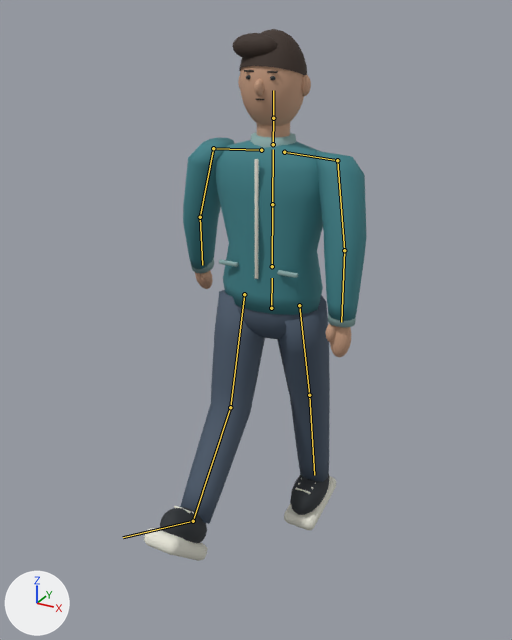
An edit to the glTF model artifacts/visual-review/pedestrians/models/DS_Pedestrian_A.glb, drawn before and after from the same camera.
One viewpoint serves both versions: a 50 mm camera at (1.032, -1.988, 1.86) aimed at (-0.014, -0.085, 0.909). Lighting does not change. The marker at lower left points along +X, +Y and +Z. The older version comes first. Both versions are drawn at frame 22 of the action 'Walk'; the numbers are the values there. The bones that change, and the others that lie on the model, are drawn over the model as lines.

In view in the first picture: 'DS_Pedestrian_A_Body'.
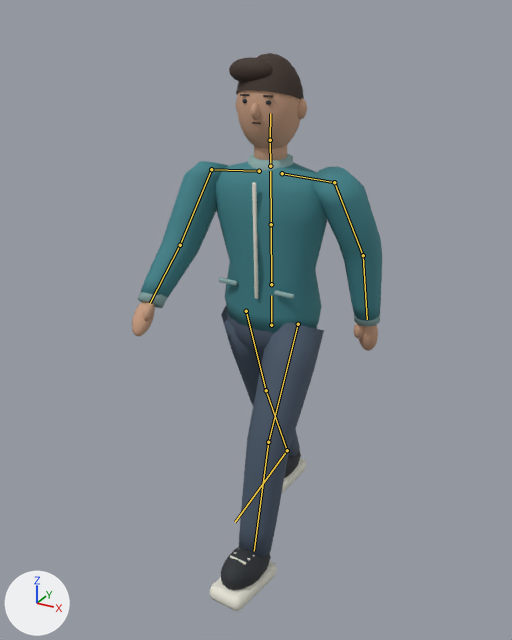
Location of each change, [x1, y1, x2, y2] in pixels of the pictures (512 x 640 px):
'DS_Pedestrian_A_Body', posed (12% wider)
    before: [144, 29, 367, 561]
    after: [132, 53, 382, 611]
bone 'Hips', root to tip
    before: (271, 308) to (272, 278)
    after: (271, 325) to (271, 295)
bone 'Spine', root to tip
    before: (272, 266) to (272, 204)
    after: (271, 284) to (271, 224)
bone 'Chest', root to tip
    before: (272, 204) to (273, 149)
    after: (271, 224) to (270, 171)
bone 'Head', root to tip
    before: (273, 118) to (273, 90)
    after: (270, 140) to (270, 113)
bone 'UpperArm_L', root to tip
    before: (337, 160) to (344, 250)
    after: (334, 182) to (363, 255)
bone 'Forearm_L', root to tip
    before: (344, 250) to (341, 322)
    after: (363, 255) to (367, 319)
bone 'UpperArm_R', root to tip
    before: (213, 148) to (200, 217)
    after: (211, 169) to (180, 245)
bone 'Forearm_R', root to tip
    before: (200, 217) to (202, 265)
    after: (180, 245) to (150, 303)
bone 'UpperLeg_L', root to tip
    before: (299, 305) to (309, 395)
    after: (298, 324) to (268, 442)
bone 'LowerLeg_L', root to tip
    before: (309, 395) to (314, 475)
    after: (268, 442) to (254, 551)
bone 'UpperLeg_R', root to tip
    before: (244, 294) to (230, 407)
    after: (246, 311) to (266, 390)
bone 'LowerLeg_R', root to tip
    before: (230, 407) to (193, 521)
    after: (266, 390) to (287, 450)
bone 'Foot_R', root to tip
    before: (193, 521) to (123, 537)
    after: (287, 450) to (235, 522)

Edits to the bpy script that builds the scene:
```text
Change bone_hips:
    where bone_hips = bpy.data.objects['DS_Pedestrian_A'].pose.bones['Hips']  # child of 'Root'
    bone_hips.location: (0.0, 0.013, 0.0) -> (0.0, -0.052, 0.0)
    bone_hips.rotation_quaternion: (1.0, 0.0, 0.0, 0.0) -> (0.999, 0.0, -0.034, 0.0)  # degrees (0, 0, 0) -> degrees (0, -4, 0)
Change bone_spine:
    where bone_spine = bpy.data.objects['DS_Pedestrian_A'].pose.bones['Spine']  # child of 'Hips'
    bone_spine.rotation_quaternion: (1.0, 0.0, 0.0, 0.0) -> (1.0, 0.017, 0.0, 0.0)  # degrees (0, 0, 0) -> degrees (2, 0, 0)
Change bone_chest:
    where bone_chest = bpy.data.objects['DS_Pedestrian_A'].pose.bones['Chest']  # child of 'Spine'
    bone_chest.rotation_quaternion: (1.0, 0.0, 0.015, 0.0) -> (0.999, 0.0, 0.048, 0.0)  # degrees (0, 2, 0) -> degrees (0, 6, 0)
Change bone_head:
    where bone_head = bpy.data.objects['DS_Pedestrian_A'].pose.bones['Head']  # child of 'Neck'
    bone_head.rotation_quaternion: (1.0, 0.0, 0.0, 0.0) -> (1.0, -0.015, -0.01, 0.0)  # degrees (0, 0, 0) -> degrees (-2, -1, 0)
Change bone_upperarm_l:
    where bone_upperarm_l = bpy.data.objects['DS_Pedestrian_A'].pose.bones['UpperArm_L']  # child of 'Shoulder_L'
    bone_upperarm_l.rotation_quaternion: (0.995, -0.103, 0.0, 0.0) -> (0.987, 0.146, 0.044, 0.043)  # degrees (-12, 0, 0) -> degrees (17, 4, 6)
Change bone_forearm_l:
    where bone_forearm_l = bpy.data.objects['DS_Pedestrian_A'].pose.bones['Forearm_L']  # child of 'UpperArm_L'
    bone_forearm_l.rotation_quaternion: (0.998, 0.063, 0.0, 0.0) -> (0.994, -0.109, -0.012, -0.014)  # degrees (7, 0, 0) -> degrees (-13, -2, -1)
Change bone_upperarm_r:
    where bone_upperarm_r = bpy.data.objects['DS_Pedestrian_A'].pose.bones['UpperArm_R']  # child of 'Shoulder_R'
    bone_upperarm_r.rotation_quaternion: (0.995, 0.103, 0.0, 0.0) -> (0.982, -0.173, 0.052, 0.051)  # degrees (12, 0, 0) -> degrees (-20, 7, 5)
Change bone_forearm_r:
    where bone_forearm_r = bpy.data.objects['DS_Pedestrian_A'].pose.bones['Forearm_R']  # child of 'UpperArm_R'
    bone_forearm_r.rotation_quaternion: (0.993, 0.116, 0.0, 0.0) -> (0.986, -0.166, 0.019, 0.021)  # degrees (13, 0, 0) -> degrees (-19, 3, 2)
Change bone_upperleg_l:
    where bone_upperleg_l = bpy.data.objects['DS_Pedestrian_A'].pose.bones['UpperLeg_L']  # child of 'Hips'
    bone_upperleg_l.rotation_quaternion: (-0.991, -0.133, 0.0, 0.0) -> (0.973, -0.231, 0.0, 0.0)  # degrees (15, 0, 0) -> degrees (-27, 0, 0)
Change bone_lowerleg_l:
    where bone_lowerleg_l = bpy.data.objects['DS_Pedestrian_A'].pose.bones['LowerLeg_L']  # child of 'UpperLeg_L'
    bone_lowerleg_l.rotation_quaternion: (0.999, -0.04, 0.0, 0.0) -> (0.992, 0.123, 0.0, 0.0)  # degrees (-5, 0, 0) -> degrees (14, 0, 0)
Change bone_upperleg_r:
    where bone_upperleg_r = bpy.data.objects['DS_Pedestrian_A'].pose.bones['UpperLeg_R']  # child of 'Hips'
    bone_upperleg_r.rotation_quaternion: (0.991, -0.133, 0.0, 0.0) -> (-0.985, -0.172, 0.0, 0.0)  # degrees (-15, 0, 0) -> degrees (20, 0, 0)
Change bone_lowerleg_r:
    where bone_lowerleg_r = bpy.data.objects['DS_Pedestrian_A'].pose.bones['LowerLeg_R']  # child of 'UpperLeg_R'
    bone_lowerleg_r.rotation_quaternion: (0.977, -0.211, 0.0, 0.0) -> (0.999, 0.042, 0.0, 0.0)  # degrees (-24, 0, 0) -> degrees (5, 0, 0)
Change bone_foot_r:
    where bone_foot_r = bpy.data.objects['DS_Pedestrian_A'].pose.bones['Foot_R']  # child of 'LowerLeg_R'
    bone_foot_r.rotation_quaternion: (0.999, -0.037, 0.0, 0.0) -> (0.977, -0.214, 0.0, 0.0)  # degrees (-4, 0, 0) -> degrees (-25, 0, 0)
```
